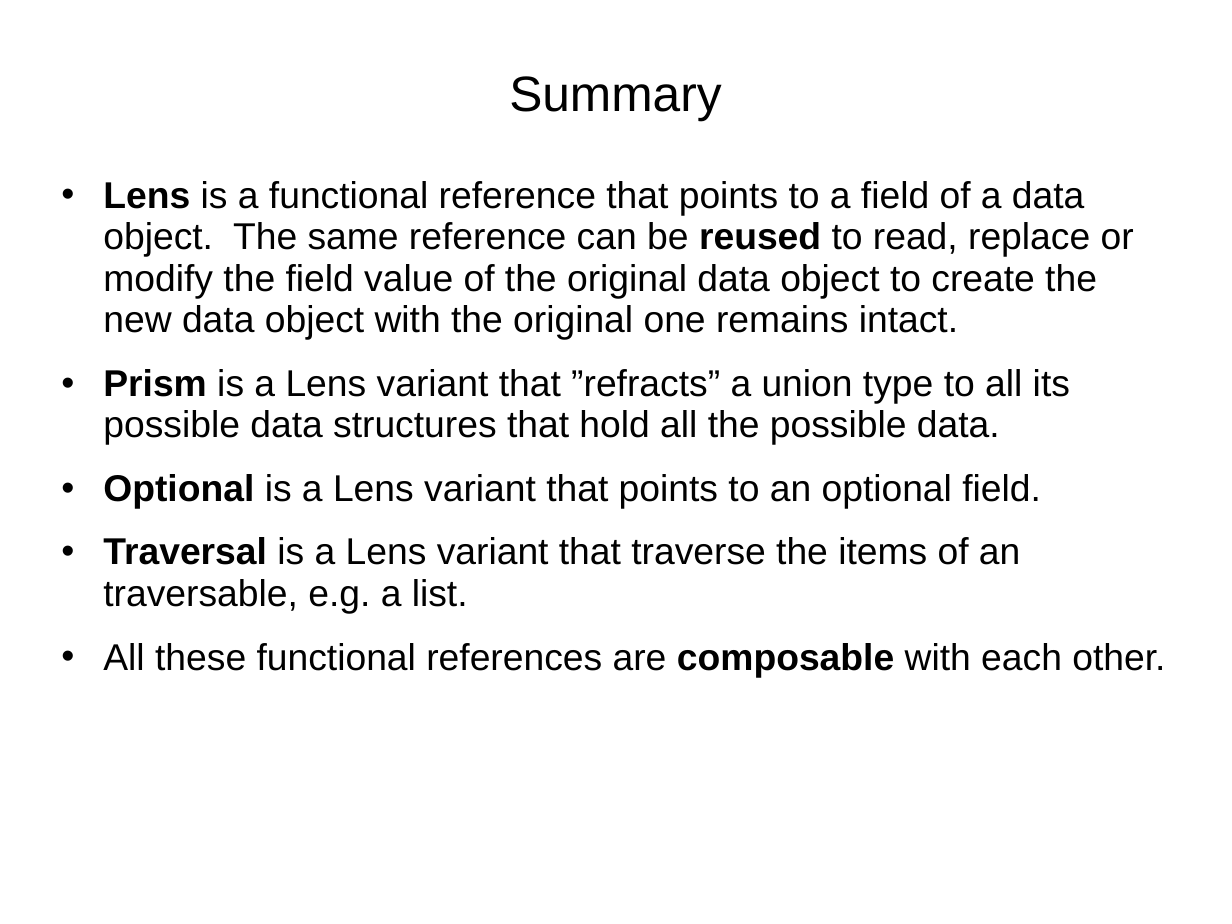
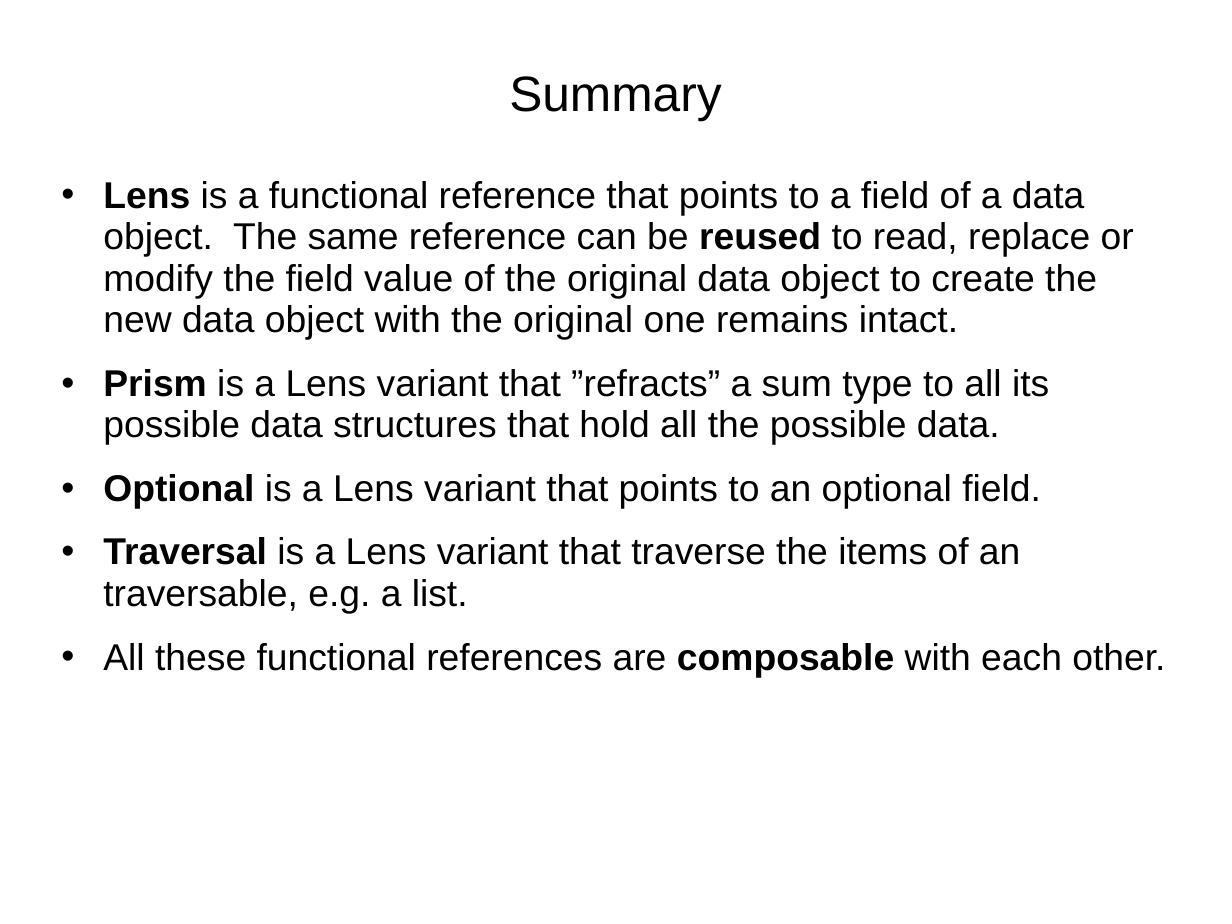
Before and after one commit to amywong-monster/Presentations, a slide deck: slide 18 of 2021-08-05-Update-immutable-data.ppt. Drawn at 1232x924 pixels with LibreOffice and Linux fonts; fonts in the diff are those of the drawing. Boxes give left, top, right and bottom in pixels: in the first picture for what was removed or moved away, otherwise in the second. Text is boxed around its words. In the diff, an @@ line names an element or a change of style, - is before the commit and + after.

Commit message:
Minor update

```diff
--- a/2021-08-05-Update-immutable-data.ppt
+++ b/2021-08-05-Update-immutable-data.ppt
@@ text at (x1=103, y1=369, x2=1049, y2=445): text changed @@
-• Prism is a Lens variant that ”refracts” a union type to all its possible data structures that hold all the possible data.
+• Prism is a Lens variant that ”refracts” a sum type to all its possible data structures that hold all the possible data.
```
Also in this commit, not shown: 1 other slide changed.
